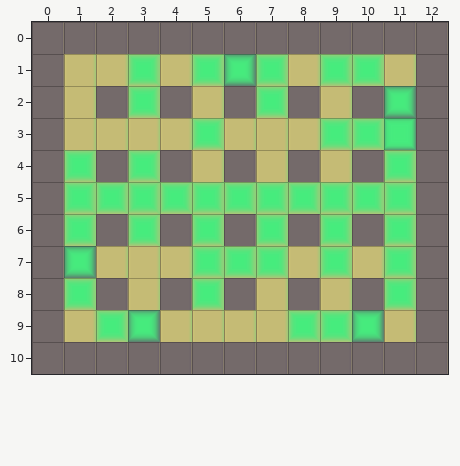
A Tiled map gets an edit: mapamenu/build/resources/mapas/1mapa9.tmx. Above is the file before it was changed.
Cells are 32x32 px. Shown: x 0..12, y 0..10.
Once edited:
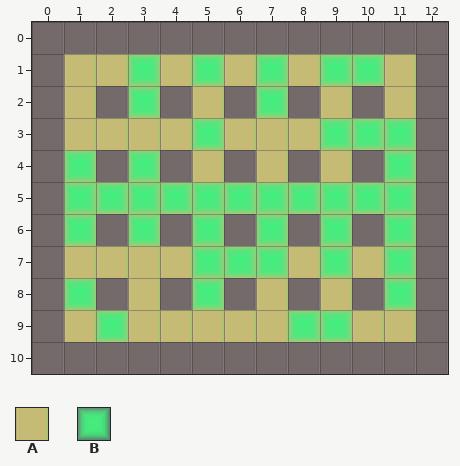
Key: from "tile": A 1, B 2.
_ is an empty cell.
See-through tiles are keyed as they look on the map.
Edits made:
{"where": "layer \"base\""}
{"y":1,"x":6,"old":"B","new":"A"}
{"y":2,"x":11,"old":"B","new":"A"}
{"y":3,"x":11,"old":"B","new":"A"}
{"y":7,"x":1,"old":"B","new":"A"}
{"y":9,"x":3,"old":"B","new":"A"}
{"y":9,"x":10,"old":"B","new":"A"}
{"label":"changed","picture_box":[224,54,256,86]}
{"label":"changed","picture_box":[384,86,416,150]}
{"label":"changed","picture_box":[64,246,96,278]}
{"label":"changed","picture_box":[128,310,160,342]}
{"label":"changed","picture_box":[352,310,384,342]}
